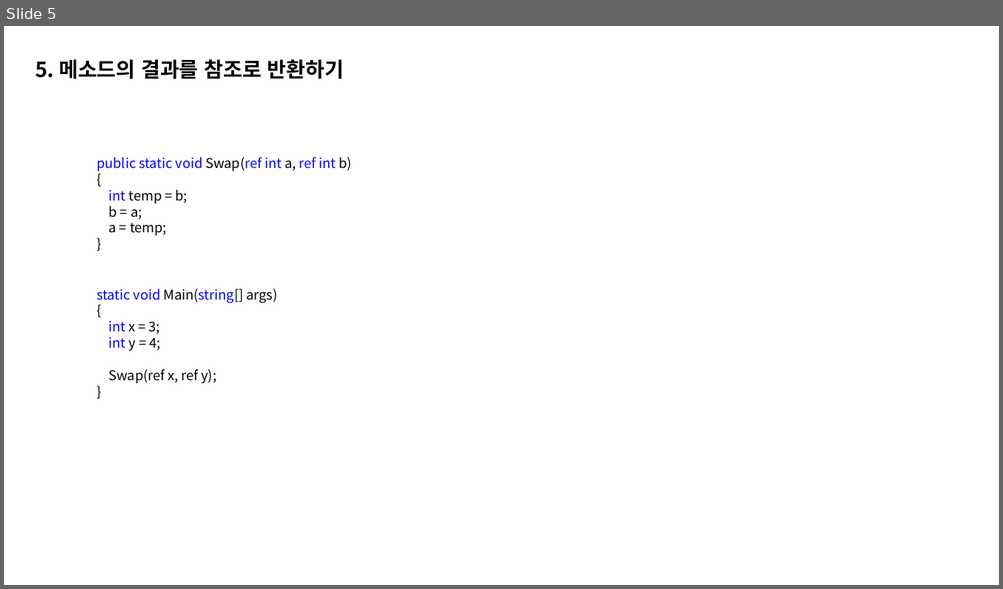
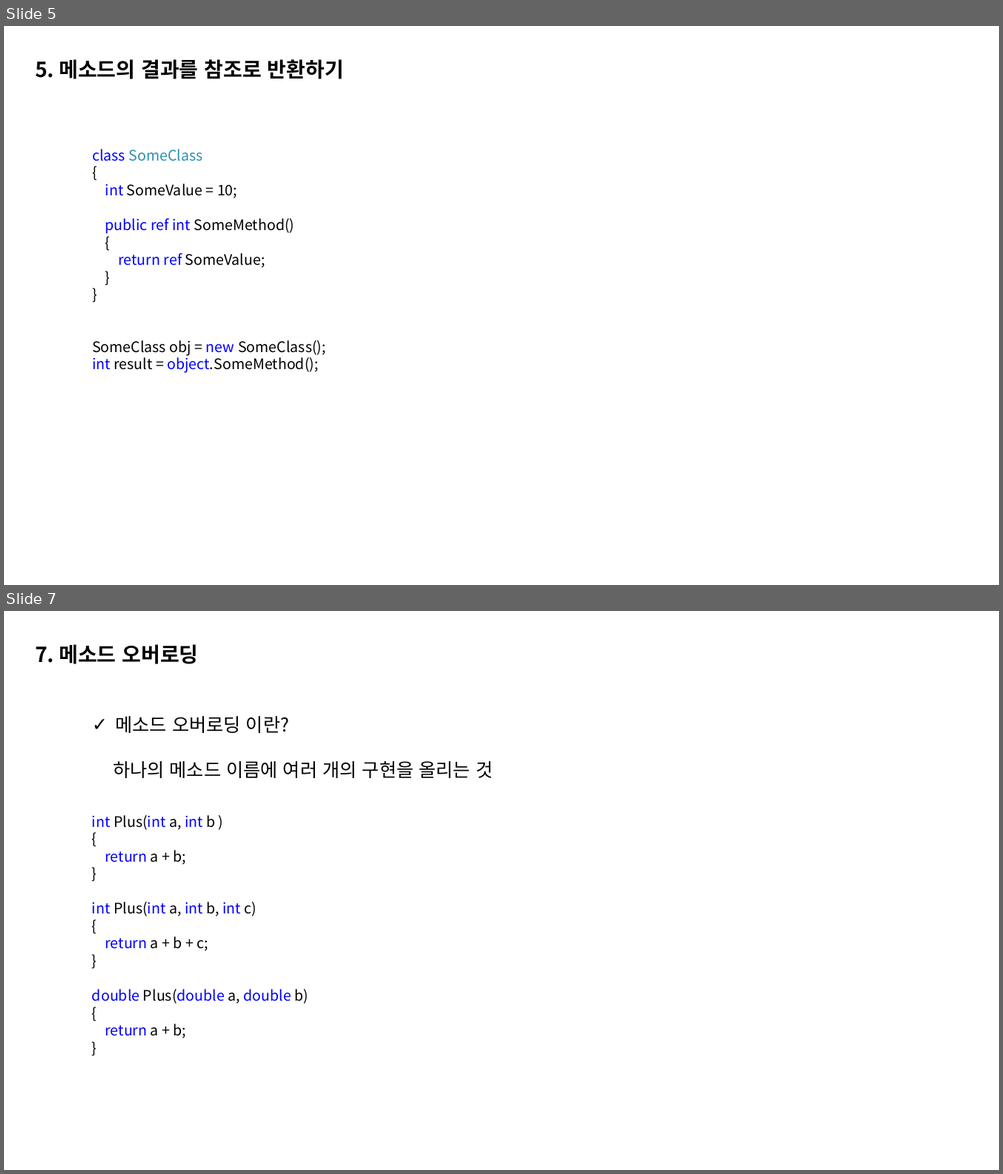
Before and after one commit to ccy01030/coding, a slide deck: 메소드로 코드 간추리기.pptx. Shown one above the other, each under a label of ours: slide 5 before the commit, slides 5 and 7 after it; the slides between them are not shown. The pictures are 1003x589 and 1003x1174 pixels, drawn with LibreOffice and Linux fonts; fonts in the diff are those of the drawing. Boxes give left, top, right and bottom in pixels: in the first picture for what was removed or moved away, otherwise in the second. Text is boxed around its words. In the diff, an @@ line names an element or a change of style, - is before the commit and + after.

```diff
--- a/메소드로 코드 간추리기.pptx
+++ b/메소드로 코드 간추리기.pptx
@@ slide 7 added at box(4, 611, 999, 1170), background #FFFFFF @@
@@ text added at box(35, 644, 198, 664), 20 pt, text #000000, bold @@
+7. 메소드 오버로딩
@@ text added at box(113, 716, 492, 778), 18 pt, text #000000 @@
+✓ 메소드 오버로딩 이란?
+하나의 메소드 이름에 여러 개의 구현을 올리는 것
@@ text added at box(92, 815, 309, 1039), 14 pt, text #0000FF @@
+int Plus(int a, int b )
+{
+return a + b;
+}
+int Plus(int a, int b, int c)
+{
+return a + b + c;
+}
+double Plus(double a, double b)
+{
+return a + b;
+}
@@ slide 5 changed as well @@
@@ text "class SomeClass": place and size @@
-text "class SomeClass" at box(96, 157, 351, 236)
+text "class SomeClass" at box(92, 149, 326, 373)
@@ text "class SomeClass" at box(92, 149, 326, 373): size 13 to 14 pt in "{", "}" @@
@@ text at box(92, 149, 203, 161): text changed; size 13 to 14 pt; text colour #0000FF to #2B91AF @@
-public static void Swap(ref int a, ref int b)
+class SomeClass
@@ text at box(105, 184, 295, 268): text changed; size 13 to 14 pt @@
-int temp = b;
-b = a;
-a = temp;
+int SomeValue = 10;
+public ref int SomeMethod()
+{
+return ref SomeValue;
@@ text removed at box(96, 289, 277, 384) @@
-static void Main(string[] args)
-{
-int x = 3;
-int y = 4;
-Swap(ref x, ref y);
-}
@@ text at box(92, 340, 326, 373): paragraphs added @@
+}
+SomeClass obj = new SomeClass();
+int result = object.SomeMethod();
```
Also in this commit, not shown: 4 other slides changed, 5 other slides added.
